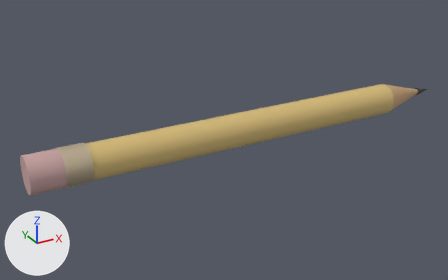
The glTF model assets/masters/native-v4/product-off.pencil.glb: old version first, new version second.
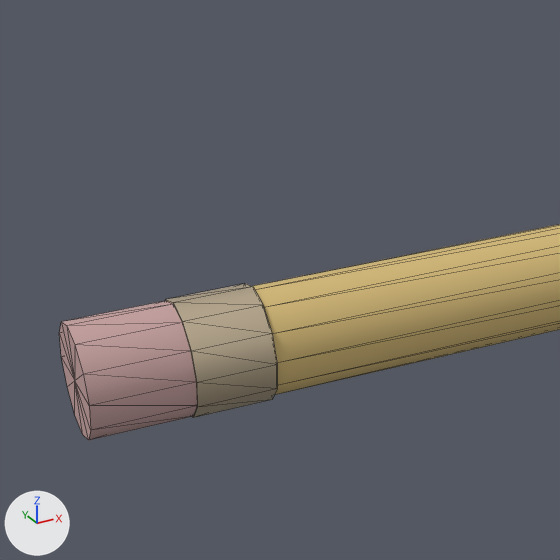
Each version is shown whole from a 50 mm lens placed at (-0.382, -0.618, 0.326), pointed at (-0.034, 0.015, 0.009), then close up on the part from 0% to 42% of the width and 17% to 84% of the height. Every picture has the same lights, and +X, +Y and +Z are marked at lower left. The older version's two pictures come first. The close-ups show mesh edges as thin lines. Vertices at exactly the same position are counted once.

The scene before the commit, as lines of its bpy script (objects in view):
```python
me_mesh_0 = bpy.data.meshes.new('Mesh_0')
me_mesh_0.from_pydata(...)  # 101 vertices, 184 faces; spans x -0.283..0.3, y -0.023..0.023, z 0.004..0.049
# faces by material slot: [48, 16, 24, 48, 48]
me_mesh_0.materials.append(mat_mat_soft_paint_v1__d5ba78_1_r0_84_m0_ior1_5_opaque_ds0_linear_srgb_v2)  # yellow #d5ba78
me_mesh_0.materials.append(mat_mat_warm_wood_v1__cba67d_1_r0_73_m0_ior1_5_opaque_ds0_linear_srgb_v2)
me_mesh_0.materials.append(mat_mat_printed_ink_v1__443b3c_1_r0_9_m0_ior1_45_opaque_ds0_linear_srgb_v2)  # dark grey #443b3c
me_mesh_0.materials.append(mat_mat_brushed_metal_v1__d5c4a7_1_r0_41_m0_65_ior1_5_opaque_ds0_linear_srgb_v2)  # beige #d5c4a7
me_mesh_0.materials.append(mat_mat_woven_fabric_v1__cba6a5_1_r0_94_m0_ior1_45_opaque_ds0_linear_srgb_v2_native_r0_9)
ob_product_off_pencil = bpy.data.objects.new('product-off.pencil', me_mesh_0)
ob_product_off_pencil.location = (0.0, 0.0, 0.0)
```
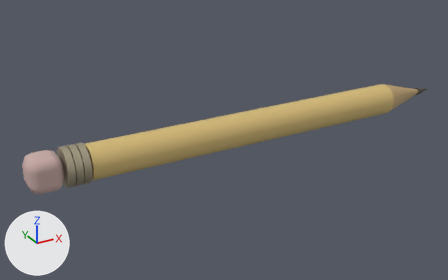
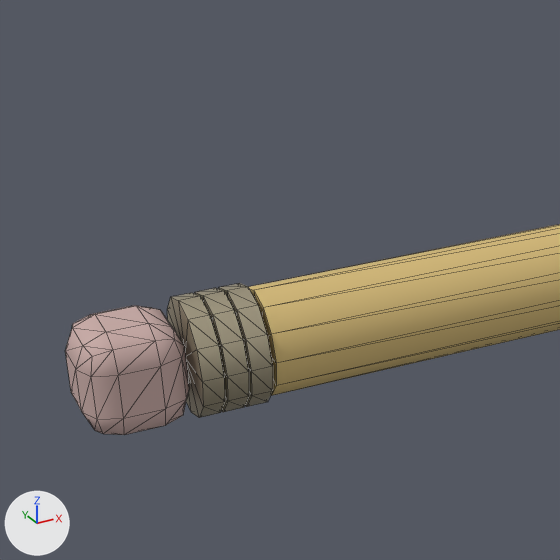
Changed parts and their boxes [x1, y1, x2, y2] in the close-ups (560 x 560 px; the box of a moved part takes in the faces that stretch with it):
'product-off.pencil', reshaped: before [59, 224, 560, 440]; after [65, 224, 560, 435]
part 1 of me_mesh_0, added (brown): after [65, 306, 190, 435]
part 2 of me_mesh_0, added (beige): after [167, 293, 225, 418]
part 3 of me_mesh_0, moved or reshaped: before [67, 300, 197, 418]; after [195, 288, 252, 407]
part 4 of me_mesh_0, recoloured: before [166, 284, 277, 417]; after [219, 283, 273, 407]
part 5 of me_mesh_0, recoloured: before [59, 301, 197, 440]; after [194, 293, 249, 412]

Diff of the bpy script that builds the scene:
```diff
--- a/assets/masters/native-v4/product-off.pencil.glb.py
+++ b/assets/masters/native-v4/product-off.pencil.glb.py
@@ mat_mat_woven_fabric_v1__ccaeaa_1_r0_94_m0_ior1_45_opaque_ds0_linear_srgb_v2_native_r0_9 @@
+mat_mat_woven_fabric_v1__ccaeaa_1_r0_94_m0_ior1_45_opaque_ds0_linear_srgb_v2_native_r0_9 = bpy.data.materials.new('mat.woven-fabric.v1:#CCAEAA:1:r0.94:m0:ior1.45:OPAQUE:ds0:linear-srgb-v2:native-r0.9')
+# colours: pink #ccaeaa
+# uses the picture img_image_2
+# uses the picture img_image_3
@@ mat_mat_brushed_metal_v1__b9af95_1_r0_41_m0_65_ior1_5_opaque_ds0_linear_srgb_v2 @@
+mat_mat_brushed_metal_v1__b9af95_1_r0_41_m0_65_ior1_5_opaque_ds0_linear_srgb_v2 = principled_material('mat.brushed-metal.v1:#B9AF95:1:r0.41:m0.65:ior1.5:OPAQUE:ds0:linear-srgb-v2')
+mat_mat_brushed_metal_v1__b9af95_1_r0_41_m0_65_ior1_5_opaque_ds0_linear_srgb_v2.base_color = (0.485, 0.429, 0.301)  # beige #b9af95
+mat_mat_brushed_metal_v1__b9af95_1_r0_41_m0_65_ior1_5_opaque_ds0_linear_srgb_v2.metallic = 0.65
+mat_mat_brushed_metal_v1__b9af95_1_r0_41_m0_65_ior1_5_opaque_ds0_linear_srgb_v2.roughness = 0.41
@@ mat_mat_warm_wood_v1__c4a778_1_r0_73_m0_ior1_5_opaque_ds0_linear_srgb_v2 @@
+mat_mat_warm_wood_v1__c4a778_1_r0_73_m0_ior1_5_opaque_ds0_linear_srgb_v2 = bpy.data.materials.new('mat.warm-wood.v1:#C4A778:1:r0.73:m0:ior1.5:OPAQUE:ds0:linear-srgb-v2')
+# colours: brown #c4a778
+# uses the picture img_image_0
+# uses the picture img_image_1
@@ me_mesh_0 @@
-me_mesh_0.from_pydata(...)  # 101 vertices, 184 faces; spans x -0.283..0.3, y -0.023..0.023, z 0.004..0.049
+me_mesh_0.from_pydata(...)  # 187 vertices, 340 faces; spans x -0.283..0.3, y -0.023..0.023, z 0.003..0.049
+# me_mesh_0 part 1: a new loose piece of 56 vertices spanning x -0.283..-0.244, y -0.021..0.021, z 0.005..0.047, in mat_mat_woven_fabric_v1__ccaeaa_1_r0_94_m0_ior1_45_opaque_ds0_linear_srgb_v2_native_r0_9
+# me_mesh_0 part 2: a new loose piece of 28 vertices spanning x -0.243..-0.235, y -0.023..0.023, z 0.003..0.049, in mat_mat_brushed_metal_v1__b9af95_1_r0_41_m0_65_ior1_5_opaque_ds0_linear_srgb_v2 (beige #b9af95)
+# me_mesh_0 part 3
+# 4 vertices are removed from x -0.283..-0.245, y -0.011..0.0, z 0.026..0.048
+# 40 faces are deleted
+# 4 vertices in x -0.215, y -0.023..0.023, z 0.026..0.049 move by (-0.002, 0.0, 0.0)
+# 4 vertices in x -0.245, y -0.023..0.023, z 0.026..0.049 move by (0.02, 0.0, 0.0)
+# 42 vertices move from x -0.283..-0.215, y -0.022..0.022, z 0.004..0.048 to x -0.234..-0.217, y -0.023..0.023, z 0.003..0.049
+# 6 vertices are added at (-0.217, 0.0, 0.026), (-0.225, 0.0, 0.026), (-0.234, 0.0, 0.049), (-0.226, 0.0, 0.026), (-0.226, 0.0, 0.049), (-0.226, 0.0, 0.049)
+# 40 new faces join them, mat_mat_brushed_metal_v1__b9af95_1_r0_41_m0_65_ior1_5_opaque_ds0_linear_srgb_v2 (beige #b9af95)
+# me_mesh_0 part 4: 24 faces spanning x -0.225..-0.217, y -0.023..0.023, z 0.003..0.049 switch from mat_mat_brushed_metal_v1__d5c4a7_1_r0_41_m0_65_ior1_5_opaque_ds0_linear_srgb_v2 (beige #d5c4a7) to mat_mat_brushed_metal_v1__b9af95_1_r0_41_m0_65_ior1_5_opaque_ds0_linear_srgb_v2 (beige #b9af95)
+# me_mesh_0 part 5: 32 faces spanning x -0.234..-0.226, y -0.023..0.023, z 0.003..0.049 switch from mat_mat_woven_fabric_v1__cba6a5_1_r0_94_m0_ior1_45_opaque_ds0_linear_srgb_v2_native_r0_9 to mat_mat_brushed_metal_v1__b9af95_1_r0_41_m0_65_ior1_5_opaque_ds0_linear_srgb_v2 (beige #b9af95)
 me_mesh_0.materials.append(mat_mat_soft_paint_v1__d5ba78_1_r0_84_m0_ior1_5_opaque_ds0_linear_srgb_v2)
-me_mesh_0.materials.append(mat_mat_warm_wood_v1__cba67d_1_r0_73_m0_ior1_5_opaque_ds0_linear_srgb_v2)
-me_mesh_0.materials.append(mat_mat_printed_ink_v1__443b3c_1_r0_9_m0_ior1_45_opaque_ds0_linear_srgb_v2)  # dark grey #443b3c
+me_mesh_0.materials.append(mat_mat_warm_wood_v1__c4a778_1_r0_73_m0_ior1_5_opaque_ds0_linear_srgb_v2)
+me_mesh_0.materials.append(mat_mat_printed_ink_v1__554c43_1_r0_9_m0_ior1_45_opaque_ds0_linear_srgb_v2)  # brown #554c43
+me_mesh_0.materials.append(mat_mat_woven_fabric_v1__ccaeaa_1_r0_94_m0_ior1_45_opaque_ds0_linear_srgb_v2_native_r0_9)
```
